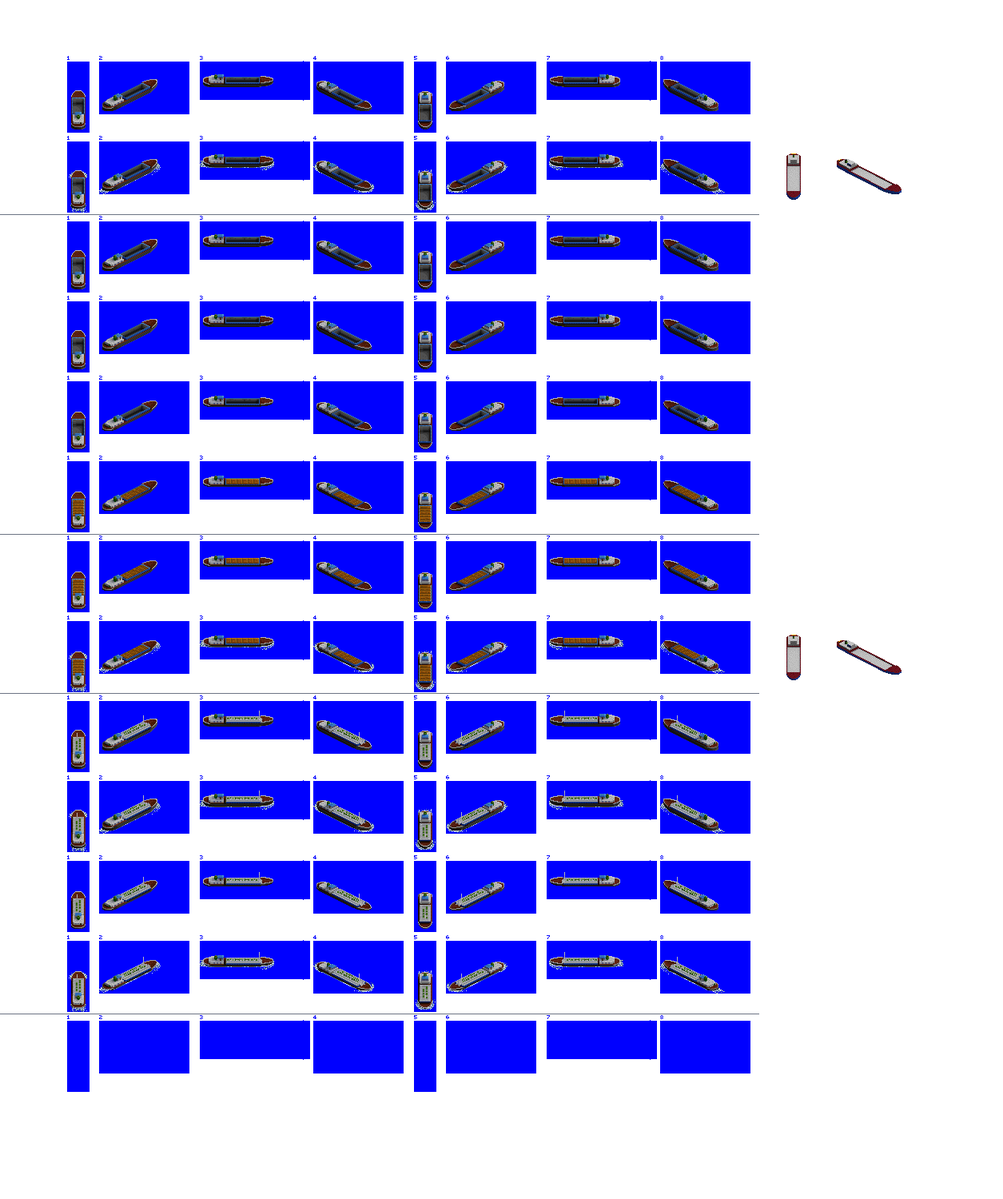
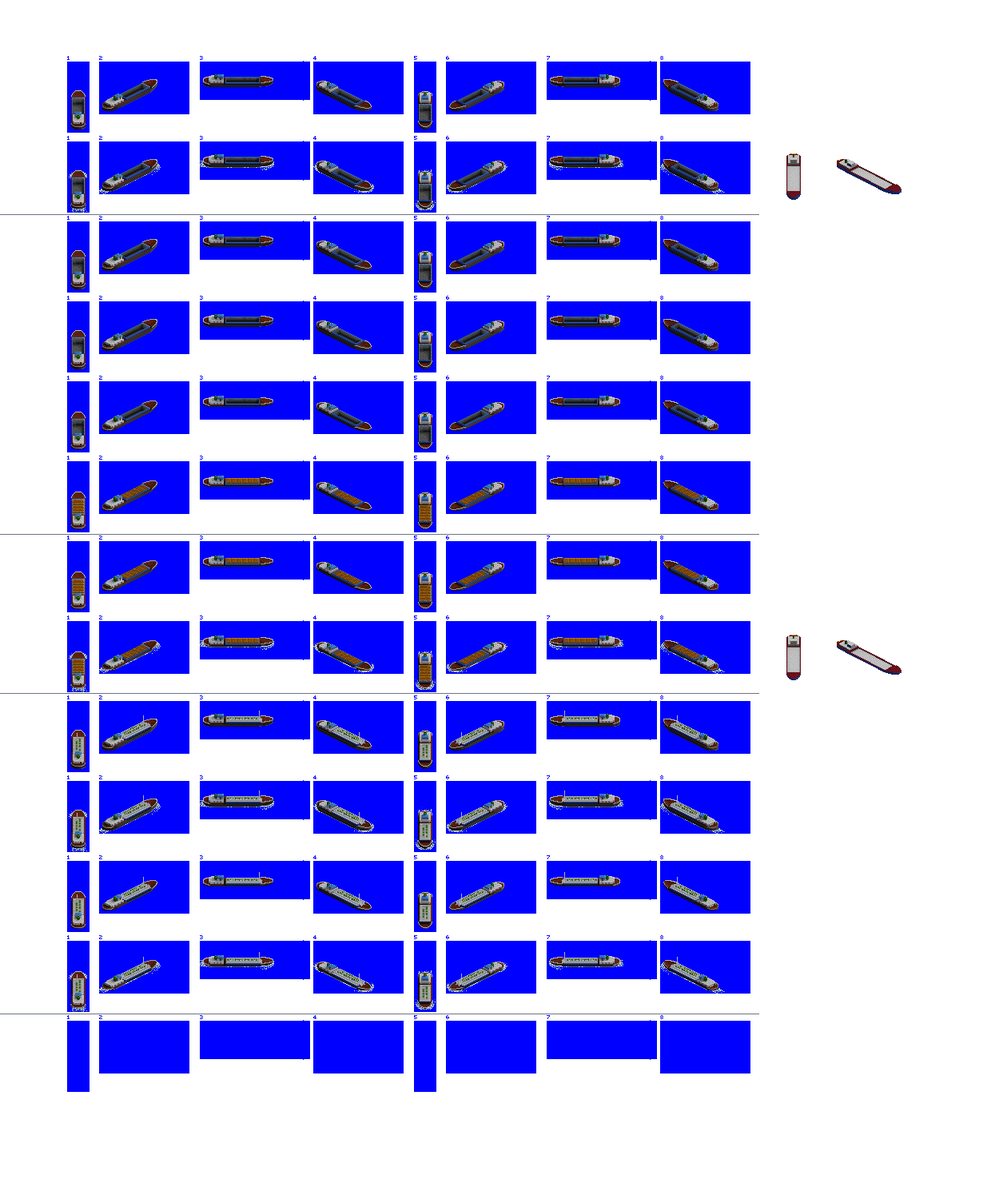
Layered file, before and after one edit (w=1003, h=1199). Changes by layer:
painted on "Hatch Overlays" over box(72, 478, 701, 523)
